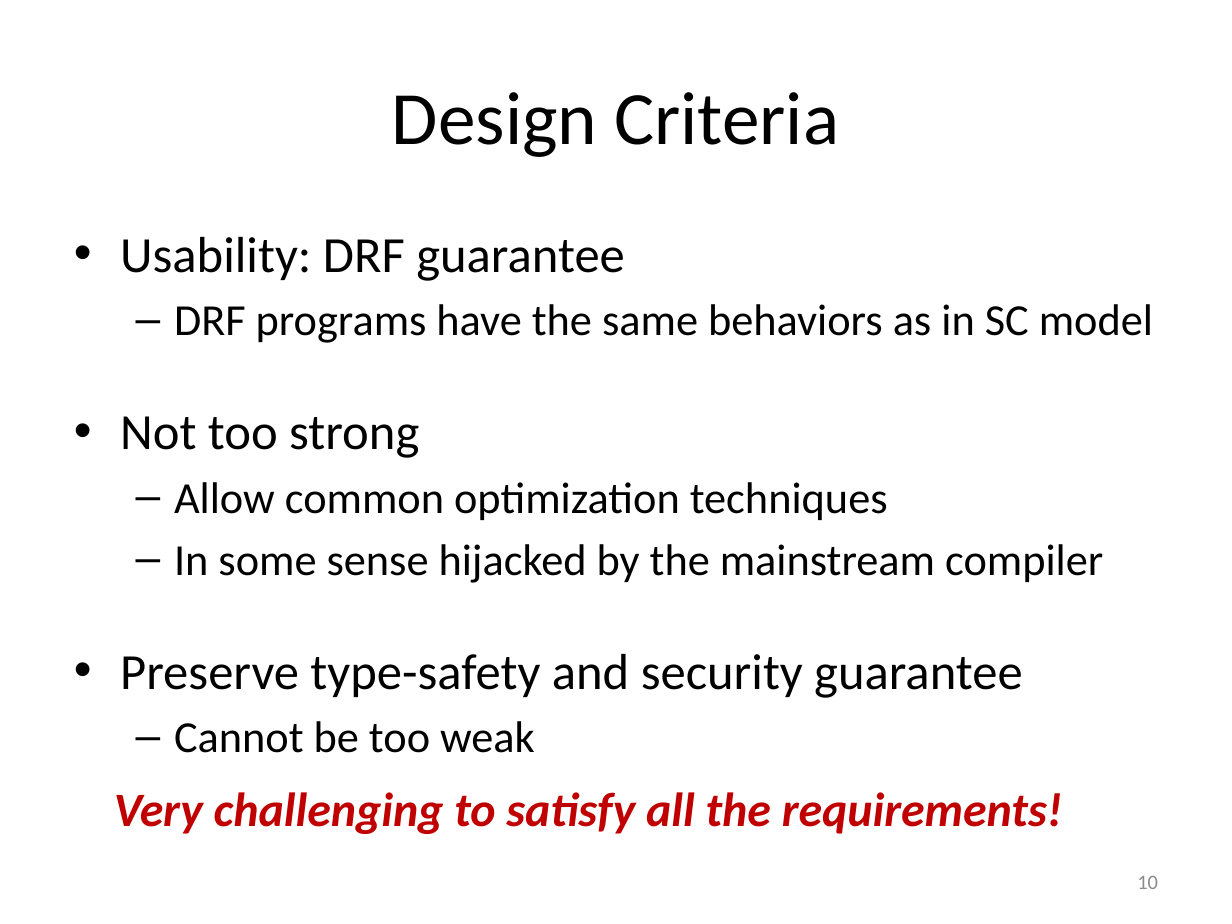
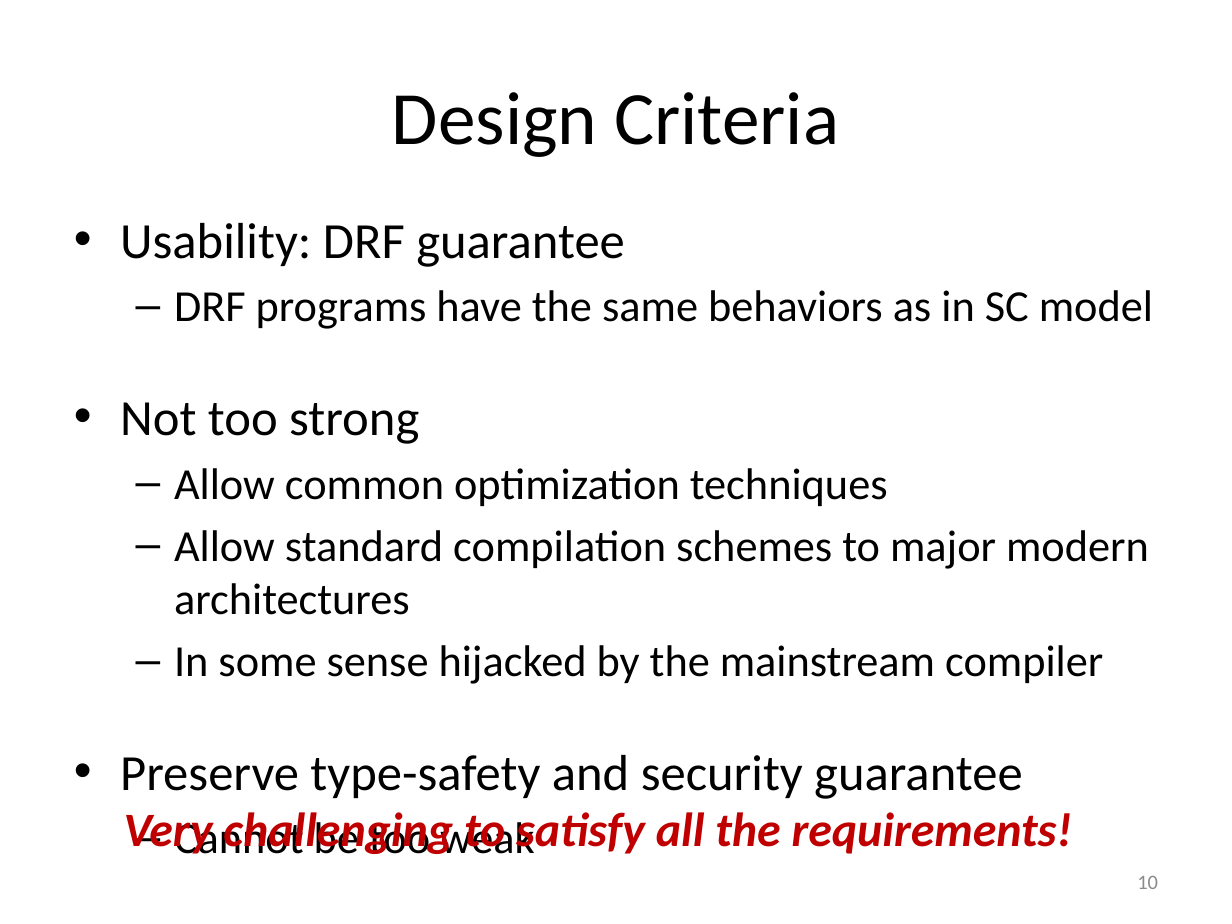
Before and after one commit to hongjin-liang/hongjin-liang.github.io, a slide deck: slide 10 of teaching/concurrency/02_JMM.pptx. Drawn at 1232x924 pixels with LibreOffice and Linux fonts; fonts in the diff are those of the drawing. Boxes give left, top, right and bottom in pixels: in the first picture for what was removed or moved away, otherwise in the second. Text is boxed around its words. In the diff, an @@ line names an element or a change of style, - is before the commit and + after.

```diff
--- a/teaching/concurrency/02_JMM.pptx
+++ b/teaching/concurrency/02_JMM.pptx
@@ text "Usability: DRF guarantee": place and size @@
-text "Usability: DRF guarantee" at bbox=[120, 237, 1153, 753]
+text "Usability: DRF guarantee" at bbox=[120, 223, 1153, 799]
@@ text at bbox=[174, 530, 1149, 615]: paragraph added @@
+  – Allow standard compilation schemes to major modern architectures
@@ text "Very challenging to satisfy all ...": place and size @@
-text "Very challenging to satisfy all ..." at bbox=[114, 792, 1063, 834]
+text "Very challenging to satisfy all ..." at bbox=[124, 812, 1073, 854]
```
Also in this commit, not shown: 8 other slides changed, 1 slide added, 3 other files.
